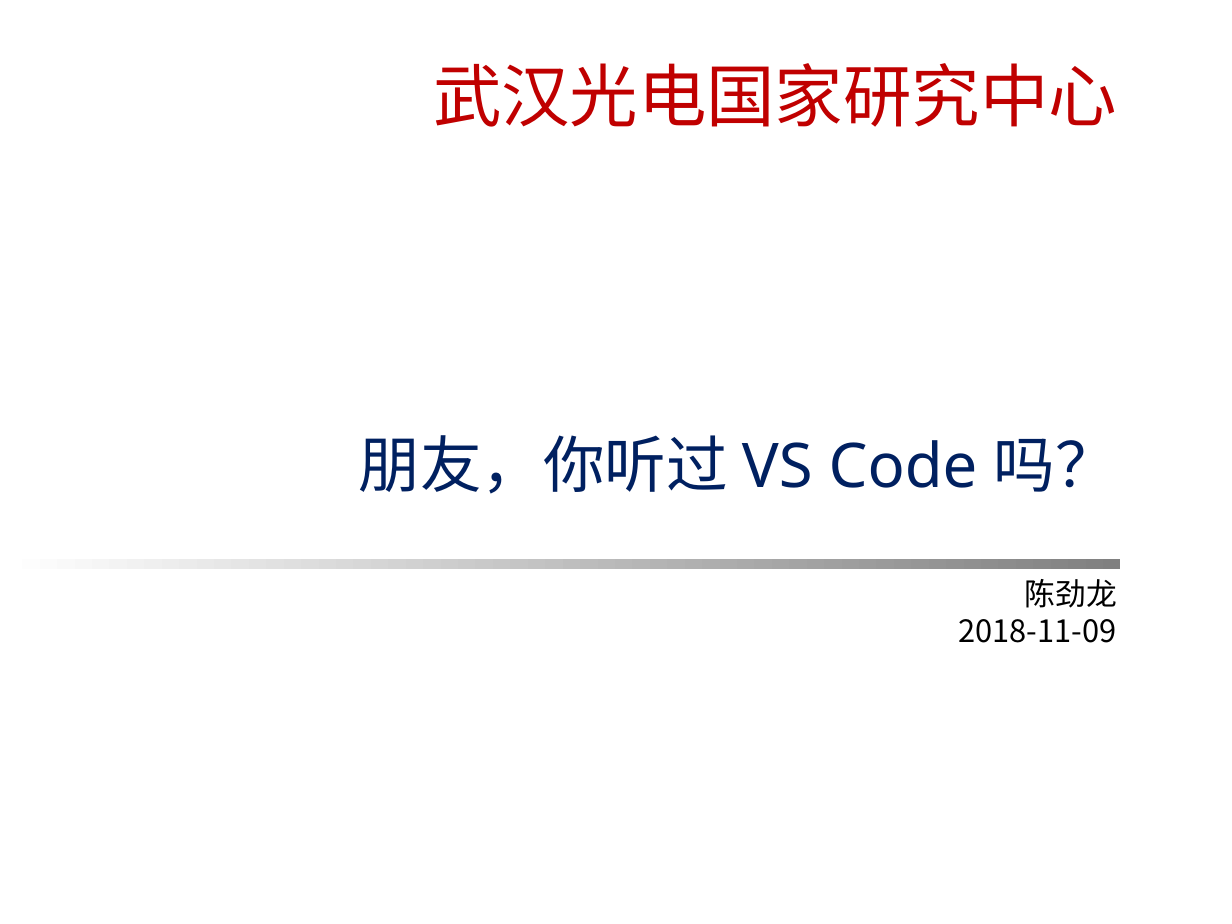
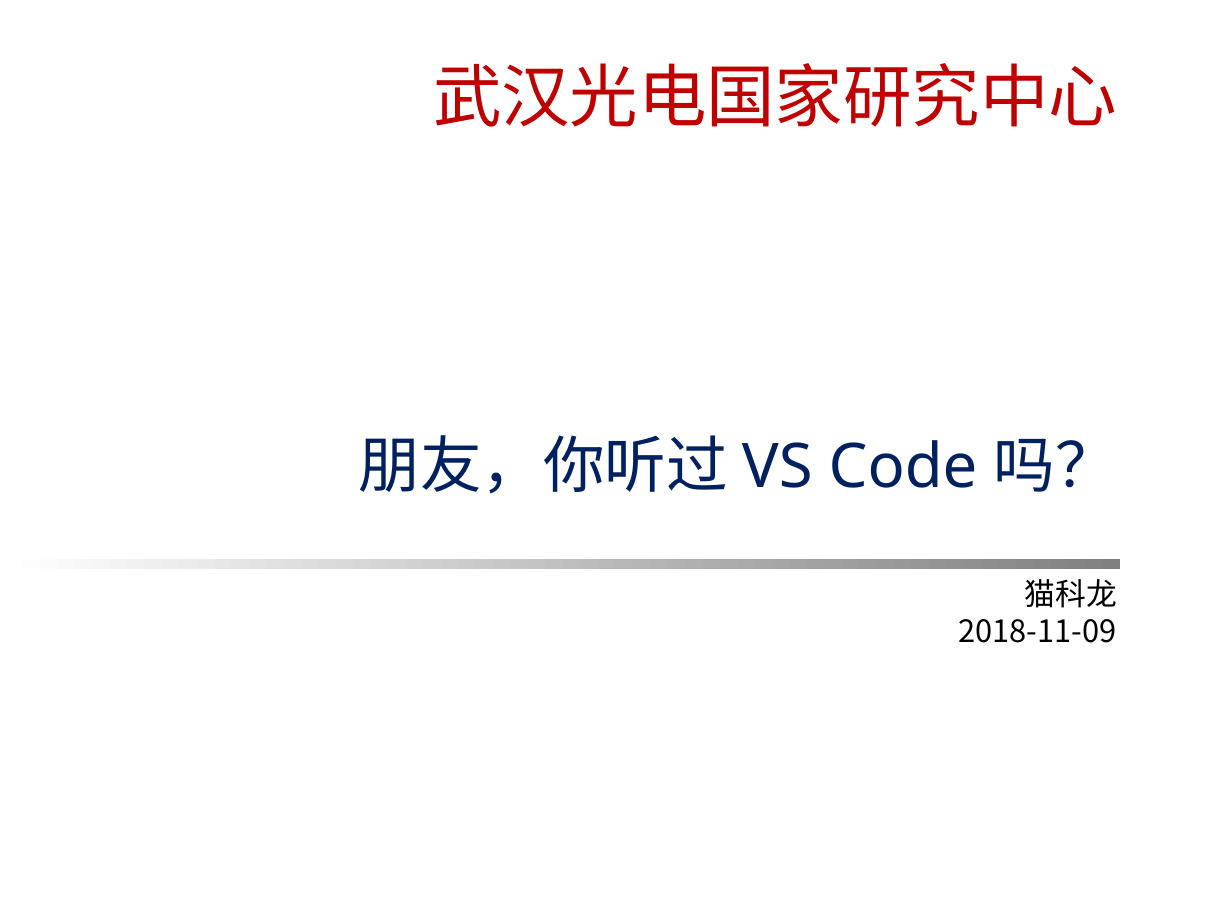
Before and after one commit to maokelong/CSDN-maokelong95, a slide deck: slide 1 of 共享资源/「2018-11-09」朋友，你听过 VS Code 吗？.pptx. Drawn at 1232x924 pixels with LibreOffice and Linux fonts; fonts in the diff are those of the drawing; background and template pictures are left out. Boxes give left, top, right and bottom in pixels: in the first picture for what was removed or moved away, otherwise in the second. Text is boxed around its words. In the diff, an @@ line names an element or a change of style, - is before the commit and + after.

```diff
--- a/共享资源/「2018-11-09」朋友，你听过 VS Code 吗？.pptx
+++ b/共享资源/「2018-11-09」朋友，你听过 VS Code 吗？.pptx
@@ text at (x1=1024, y1=579, x2=1116, y2=608): text changed @@
-陈劲龙
+猫科龙
```
Also in this commit, not shown: 4 other slides changed, 1 slide added, 2 other files.
